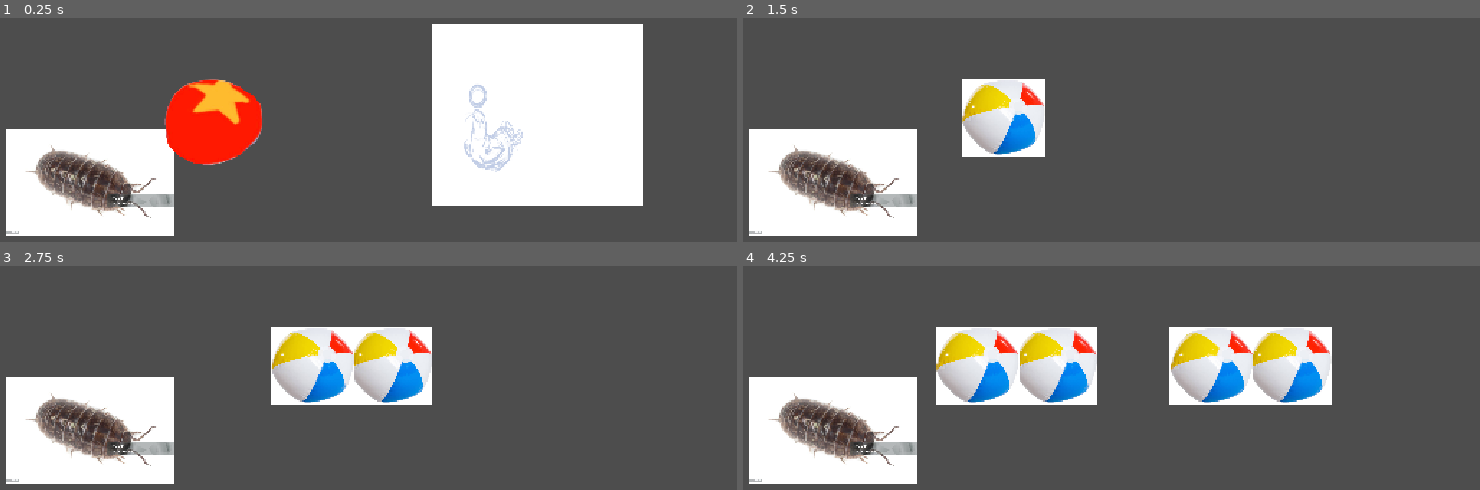
Above: before the commit, frames 1-4 (two rows, left to right).
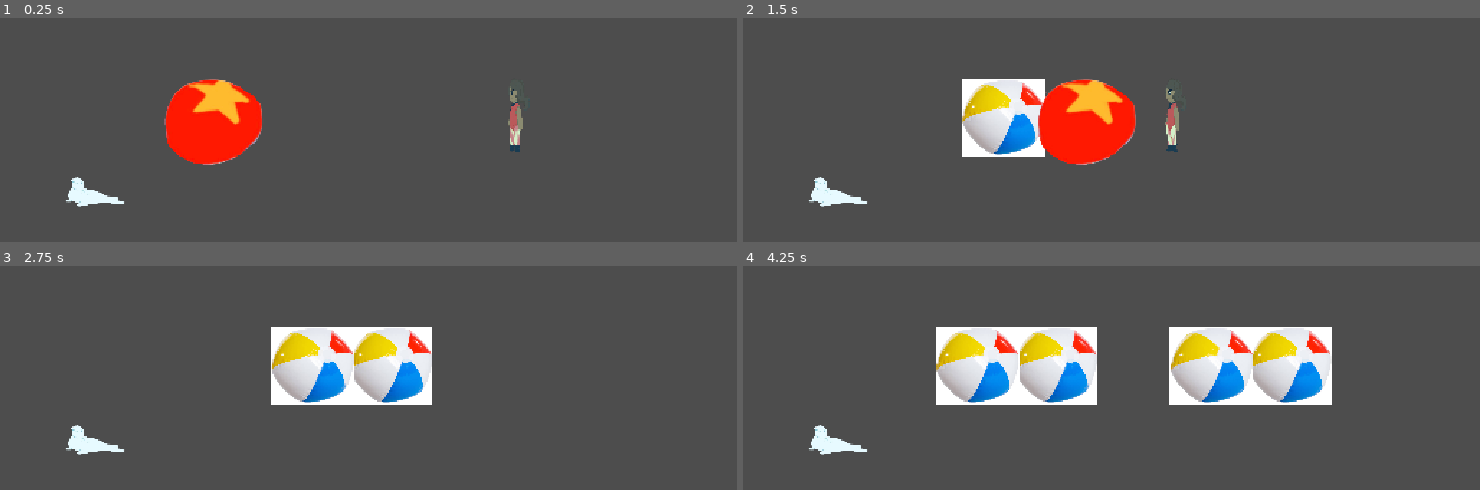
Above: after the commit, the same moments.

Repository: CrustyOpossum/sea-lion-game
Game: Godot game, scene res://node_2d.tscn
The game is run twice, just before and just after one commit, with the same random seed, the same clock (stepped at 60 frames per second) and the same inputs.
Inputs:
- Up to frame 1 (0.25 s): no input
- Up to frame 2 (1.5 s): hold Right (ui_right) 0.53-1.28 s; tap B (ui_accept) at 0.77 s; hold Down (ui_down) from 1.28 s (still down)
- Up to frame 3 (2.75 s): tap B (ui_accept) at 1.52 s; release Down (ui_down) at 2.03 s; hold Right (ui_right) from 2.03 s (still down)
- Up to frame 4 (4.25 s): release Right (ui_right) at 2.78 s; hold Up (ui_up) 2.78-3.53 s; tap B (ui_accept) at 3.02, 3.77 s; hold Left (ui_left) from 3.53 s (still down)

The runs differ from the first frame. In frame 1, 34% of the frame differs, in the area x 0-88%, y 2-98%; in frame 2, 15%; in frame 3, 10%; in frame 4, 10%.

Commit message:
more animation

Diff:
--- a/sea-lion-rought-draf/node_2d.tscn
+++ b/sea-lion-rought-draf/node_2d.tscn
@@ -1,18 +1,44 @@
 [gd_scene format=3 uid="uid://scfo78g42fm8"]
 
 [ext_resource type="Script" uid="uid://cfirb3xnbmnmu" path="res://character_body_2d.gd" id="1_0hol4"]
-[ext_resource type="Texture2D" uid="uid://bto3pscq5k2to" path="res://REAL transparent isopod.jpg" id="2_q6r6c"]
+[ext_resource type="Texture2D" uid="uid://clc3udw8ddea2" path="res://Untitled design (2).png" id="2_0h7mo"]
 [ext_resource type="Script" uid="uid://dx3li3opi8o7s" path="res://bullet.gd" id="3_0hol4"]
+[ext_resource type="Texture2D" uid="uid://bumfp1m7ciik0" path="res://Untitled design (6).png" id="3_nr8wp"]
+[ext_resource type="Texture2D" uid="uid://50knb25cn1fd" path="res://Untitled design (7).png" id="4_d2bti"]
 [ext_resource type="Texture2D" uid="uid://bg1rpl301uewh" path="res://Untitled design (1).png" id="4_x0ka3"]
 [ext_resource type="Script" uid="uid://2hqol4ba8wxp" path="res://animatable_body_2d.gd" id="5_0h7mo"]
-[ext_resource type="Texture2D" uid="uid://bp0okylgr2fsh" path="res://IMG_0733.PNG" id="5_x0ka3"]
-[ext_resource type="Texture2D" uid="uid://c1qp24sr5023w" path="res://IMG_0732.PNG" id="6_0h7mo"]
+[ext_resource type="Texture2D" uid="uid://cixgsh07ls33a" path="res://Untitled design (8).png" id="5_ta5nu"]
+[ext_resource type="Texture2D" uid="uid://ndbfdog56cve" path="res://Untitled design (9).png" id="6_flf07"]
 [ext_resource type="Script" uid="uid://dnps2138fwlnd" path="res://hitbox.gd" id="6_kdubu"]
-[ext_resource type="Texture2D" uid="uid://bdkunfo6o2tqh" path="res://IMG_0731.PNG" id="7_nr8wp"]
-[ext_resource type="Texture2D" uid="uid://by53c5o1vfj6v" path="res://IMG_0730.PNG" id="8_d2bti"]
-[ext_resource type="Texture2D" uid="uid://c0vv7p6xl5eq5" path="res://IMG_0729.PNG" id="9_ta5nu"]
-[ext_resource type="Texture2D" uid="uid://2wwee2ccfw5c" path="res://IMG_0728 (1).PNG" id="10_flf07"]
-[ext_resource type="Texture2D" uid="uid://dam7y83g0lybq" path="res://IMG_0728.PNG" id="11_k73cj"]
+[ext_resource type="Texture2D" uid="uid://bi5wli5pcear" path="res://Untitled design (4).png" id="6_rj586"]
+[ext_resource type="Texture2D" uid="uid://dgyrb4lncj004" path="res://Untitled design (3).png" id="7_4d7sh"]
+[ext_resource type="Texture2D" uid="uid://b28brtip62dkk" path="res://Untitled design (10).png" id="7_k73cj"]
+
+[sub_resource type="SpriteFrames" id="SpriteFrames_k3kcl"]
+animations = [{
+"frames": [{
+"duration": 1.0,
+"texture": ExtResource("2_0h7mo")
+}, {
+"duration": 1.0,
+"texture": ExtResource("3_nr8wp")
+}, {
+"duration": 1.0,
+"texture": ExtResource("4_d2bti")
+}, {
+"duration": 1.0,
+"texture": ExtResource("5_ta5nu")
+}, {
+"duration": 1.0,
+"texture": ExtResource("6_flf07")
+}, {
+"duration": 1.0,
+"texture": ExtResource("7_k73cj")
+}],
+"loop": 1,
+"name": &"default",
+"speed": 5.0
+}]
 
 [sub_resource type="RectangleShape2D" id="RectangleShape2D_ek6p5"]
 size = Vector2(244.5, 155)
@@ -24,46 +50,31 @@
 animations = [{
 "frames": [{
 "duration": 1.0,
-"texture": ExtResource("5_x0ka3")
+"texture": ExtResource("6_rj586")
 }, {
 "duration": 1.0,
-"texture": ExtResource("6_0h7mo")
-}, {
-"duration": 1.0,
-"texture": ExtResource("7_nr8wp")
-}, {
-"duration": 1.0,
-"texture": ExtResource("8_d2bti")
-}, {
-"duration": 1.0,
-"texture": ExtResource("9_ta5nu")
-}, {
-"duration": 1.0,
-"texture": ExtResource("11_k73cj")
-}, {
-"duration": 1.0,
-"texture": ExtResource("10_flf07")
+"texture": ExtResource("7_4d7sh")
 }],
 "loop": 1,
 "name": &"default",
-"speed": 30.0
+"speed": 0.1
 }]
 
 [sub_resource type="RectangleShape2D" id="RectangleShape2D_xfhvr"]
-size = Vector2(306, 264.125)
+size = Vector2(94.5, 130.03125)
 
 [sub_resource type="RectangleShape2D" id="RectangleShape2D_k3kcl"]
-size = Vector2(313, 243)
+size = Vector2(167.5, 187.5)
 
 [node name="Node2D" type="Node2D" unique_id=1143888491]
 
 [node name="Player" type="CharacterBody2D" parent="." unique_id=1666422949]
 script = ExtResource("1_0hol4")
 
-[node name="Sprite2D" type="Sprite2D" parent="Player" unique_id=70793598]
+[node name="Sprite2D" type="AnimatedSprite2D" parent="Player" unique_id=160719488]
 position = Vector2(221, 282)
 scale = Vector2(0.23730469, 0.23542945)
-texture = ExtResource("2_q6r6c")
+sprite_frames = SubResource("SpriteFrames_k3kcl")
 
 [node name="CollisionShape2D" type="CollisionShape2D" parent="Player" unique_id=1586687549]
 position = Vector2(224, 281)
@@ -88,9 +99,10 @@
 position = Vector2(889, 184)
 scale = Vector2(0.15883239, 0.2406244)
 sprite_frames = SubResource("SpriteFrames_0h7mo")
+frame_progress = 0.36341164
 
 [node name="CollisionShape2D" type="CollisionShape2D" parent="AnimatableBody2D" unique_id=718827734]
-position = Vector2(883, 185)
+position = Vector2(887.75, 183.98438)
 shape = SubResource("RectangleShape2D_xfhvr")
 
 [node name="Hitbox" type="Area2D" parent="AnimatableBody2D" unique_id=25426474]
@@ -98,5 +110,5 @@
 script = ExtResource("6_kdubu")
 
 [node name="CollisionShape2D" type="CollisionShape2D" parent="AnimatableBody2D/Hitbox" unique_id=1071767559]
-position = Vector2(194, 115)
+position = Vector2(187.25, 113.25)
 shape = SubResource("RectangleShape2D_k3kcl")
Binary file added: sea-lion-rought-draf/Untitled design (10).png
Not shown, added: sea-lion-rought-draf/Untitled design (10).png.import
Binary file added: sea-lion-rought-draf/Untitled design (2).png
Not shown, added: sea-lion-rought-draf/Untitled design (2).png.import
Binary file added: sea-lion-rought-draf/Untitled design (3).png
Not shown, added: sea-lion-rought-draf/Untitled design (3).png.import
Binary file added: sea-lion-rought-draf/Untitled design (4).png
Not shown, added: sea-lion-rought-draf/Untitled design (4).png.import
Binary file added: sea-lion-rought-draf/Untitled design (6).png
Not shown, added: sea-lion-rought-draf/Untitled design (6).png.import
Binary file added: sea-lion-rought-draf/Untitled design (7).png
Not shown, added: sea-lion-rought-draf/Untitled design (7).png.import
(and 20 more such lines)
